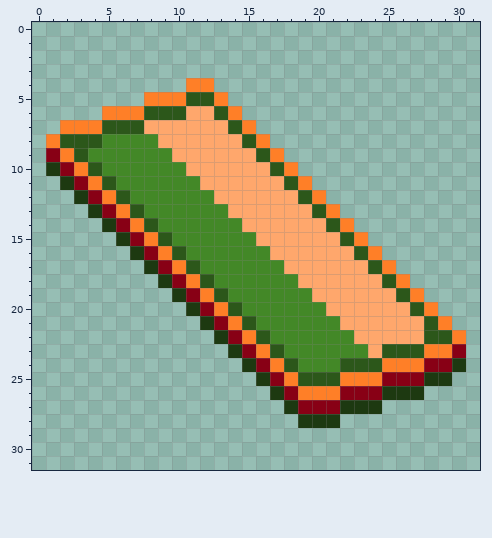
One commit to this pixel-art sprite: sprites/items/jilifior-alloy.png. Above: the version before the commit.
The file is 32x32 pixels.
Now the later version:
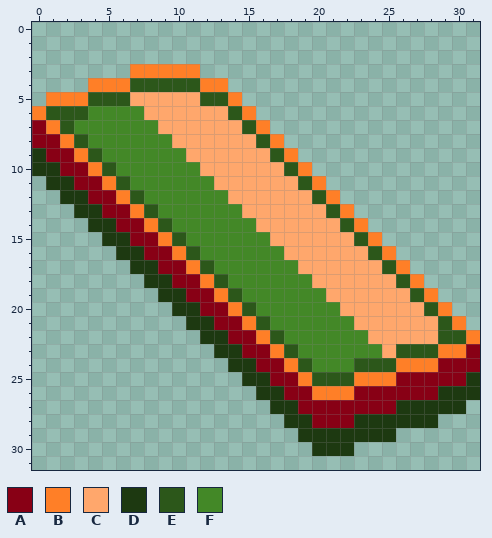
Palette (. is transparent): A #880015  B #ff7f27  C #ffa76c  D #1d3911  E #2c571a  F #438827
From old to new:
y 3: x 7..11 ..... -> BBBBB
y 4: x 4..11 .......B -> BBBEEEEE; x 13 . -> B
y 5: x 1..11 .......BBBE -> BBBEEECCCCC; x 13..14 B. -> EB
y 6: x 0..10 .....BBBEEE -> BEEEFFFFCCC; x 13..15 EB. -> CEB
y 7: x 0..8 ..BBBEEEC -> ABEFFFFFF; x 14..16 EB. -> CEB
y 8: x 0..2 .BE -> AAB; x 4 E -> F; x 9 C -> F; x 15..17 EB. -> CEB
y 9: x 0 . -> D; x 2..4 BEF -> ABE; x 10 C -> F; x 16..18 EB. -> CEB
y 10: x 0 . -> D; x 3..5 BEF -> ABE; x 11 C -> F; x 17..19 EB. -> CEB
y 11: x 1 . -> D; x 4..6 BEF -> ABE; x 12 C -> F; x 18..20 EB. -> CEB
y 12: x 2 . -> D; x 5..7 BEF -> ABE; x 13 C -> F; x 19..21 EB. -> CEB
y 13: x 3 . -> D; x 6..8 BEF -> ABE; x 14 C -> F; x 20..22 EB. -> CEB
y 14: x 4 . -> D; x 7..9 BEF -> ABE; x 15 C -> F; x 21..23 EB. -> CEB
y 15: x 5 . -> D; x 8..10 BEF -> ABE; x 16 C -> F; x 22..24 EB. -> CEB
y 16: x 6 . -> D; x 9..11 BEF -> ABE; x 17 C -> F; x 23..25 EB. -> CEB
y 17: x 7 . -> D; x 10..12 BEF -> ABE; x 18 C -> F; x 24..26 EB. -> CEB
y 18: x 8 . -> D; x 11..13 BEF -> ABE; x 19 C -> F; x 25..27 EB. -> CEB
y 19: x 9 . -> D; x 12..14 BEF -> ABE; x 20 C -> F; x 26..28 EB. -> CEB
y 20: x 10 . -> D; x 13..15 BEF -> ABE; x 21 C -> F; x 27..29 EB. -> CEB
y 21: x 11 . -> D; x 14..16 BEF -> ABE; x 22 C -> F; x 28..30 EB. -> CEB
y 22: x 12 . -> D; x 15..17 BEF -> ABE; x 23 C -> F; x 28 E -> C; x 30..31 B. -> EB
y 23: x 13 . -> D; x 16..18 BEF -> ABE; x 24..25 CE -> FC; x 28 B -> E; x 30..31 A. -> BA
y 24: x 14 . -> D; x 17..19 BEF -> ABE; x 22 E -> F; x 25 B -> E; x 28 A -> B; x 30..31 D. -> AA
y 25: x 15 . -> D; x 18..19 BE -> AB; x 22 B -> E; x 25 A -> B; x 28..31 DD.. -> AAAD
y 26: x 16 . -> D; x 19 B -> A; x 22 A -> B; x 25..31 DDD.... -> AAAADDD
y 27: x 17 . -> D; x 22..30 DDD...... -> AAAADDDDD
y 28: x 18 . -> D; x 20..28 DD....... -> AAADDDDDD
y 29: x 19..25 ....... -> DDDDDDD
y 30: x 20..22 ... -> DDD
Pixel boxes of the changes (left, top, right, bottom) in both pictures:
changed: (32, 64, 480, 456)
